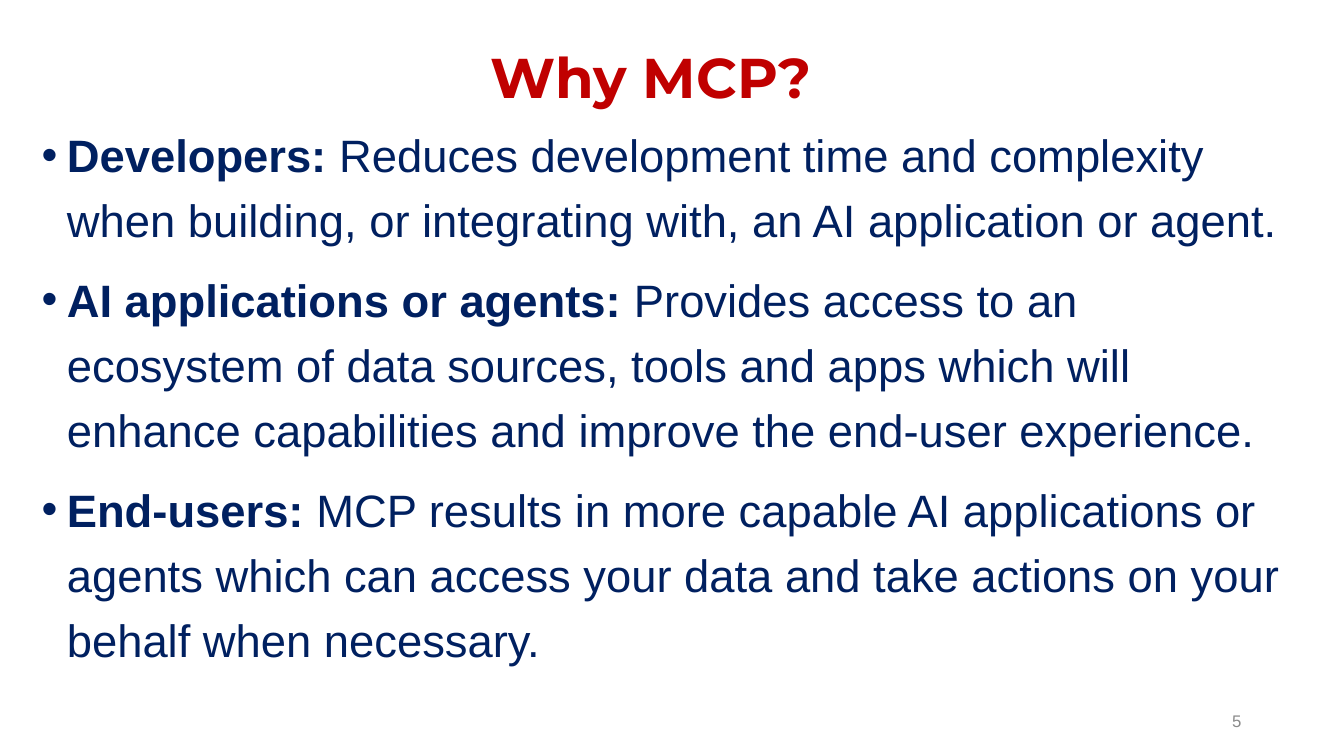
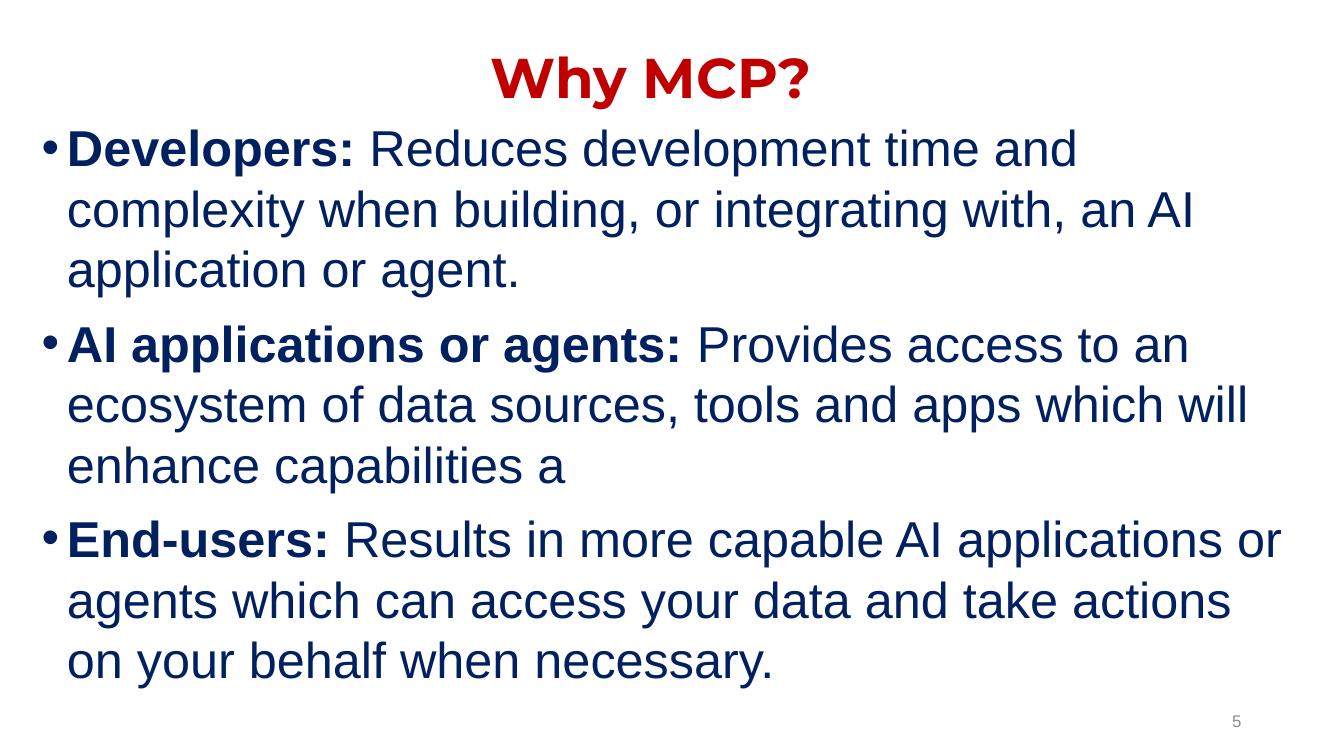
Before and after one commit to janakimeena/Building-Agents-with-MCP, a slide deck: slide 5 of MCP Architecture.pptx. Drawn at 1344x756 pixels with LibreOffice and Linux fonts; fonts in the diff are those of the drawing. Boxes give left, top, right and bottom in pixels: in the first picture for what was removed or moved away, otherwise in the second. Text is boxed around its words. In the diff, an @@ line names an element or a change of style, - is before the commit and + after.

```diff
--- a/MCP Architecture.pptx
+++ b/MCP Architecture.pptx
@@ text at (x1=67, y1=129, x2=1195, y2=297): size 32.4 to 36 pt in "Developers: Reduces development time and complexity when ..."; line spacing 1.2 to 1 @@
@@ text at (x1=67, y1=325, x2=1282, y2=688): text changed; size 32.4 to 36 pt @@
-• AI applications or agents: Provides access to an ecosystem of data sources, tools and apps which will enhance capabilities and improve the end-user experience.
-• End-users: MCP results in more capable AI applications or agents which can access your data and take actions on your behalf when necessary.
+• AI applications or agents: Provides access to an ecosystem of data sources, tools and apps which will enhance capabilities a
+• End-users: Results in more capable AI applications or agents which can access your data and take actions on your behalf when necessary.
```
Also in this commit, not shown: 21 other slides changed, 1 slide removed, 5 other files.
